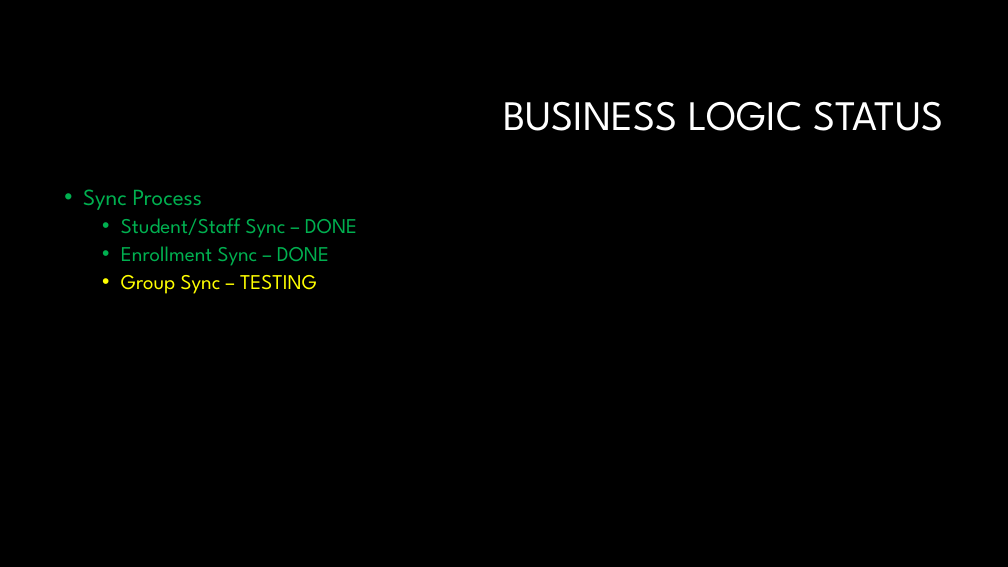
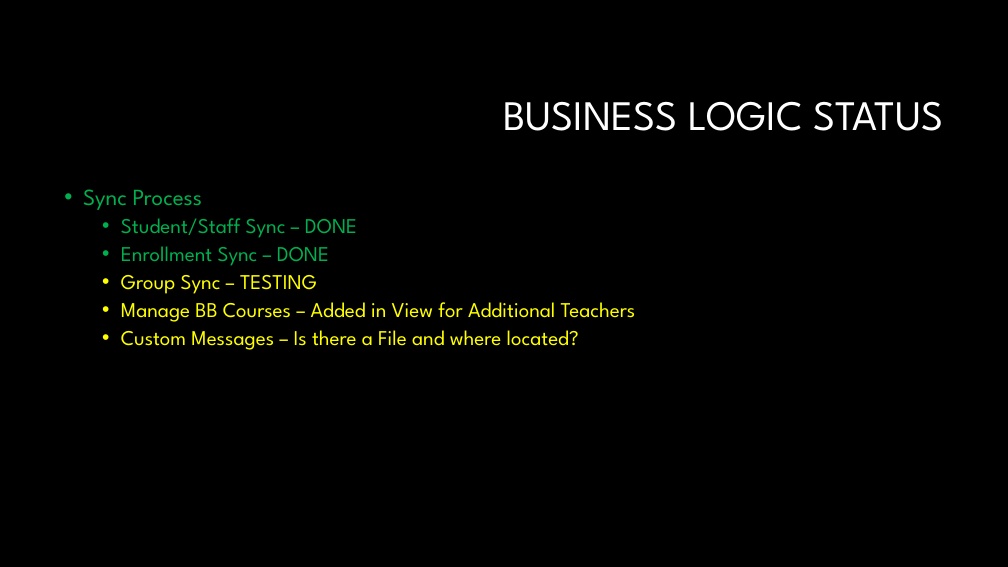
Before and after one commit to joefavero/WaukeshaBBScheduler, a slide deck: slide 5 of docs/Waukesha Week 10.pptx. Drawn at 1008x567 pixels with LibreOffice and Linux fonts; fonts in the diff are those of the drawing; background and template pictures are left out. Boxes give left, top, right and bottom in pixels: in the first picture for what was removed or moved away, otherwise in the second. Text is boxed around its words. In the diff, an @@ line names an element or a change of style, - is before the commit and + after.

```diff
--- a/docs/Waukesha Week 10.pptx
+++ b/docs/Waukesha Week 10.pptx
@@ text at <box>121,302,636,350</box>: paragraphs added @@
+  • Manage BB Courses – Added in View for Additional Teachers
+  • Custom Messages – Is there a File and where located?
```
Also in this commit, not shown: 22 other files.
